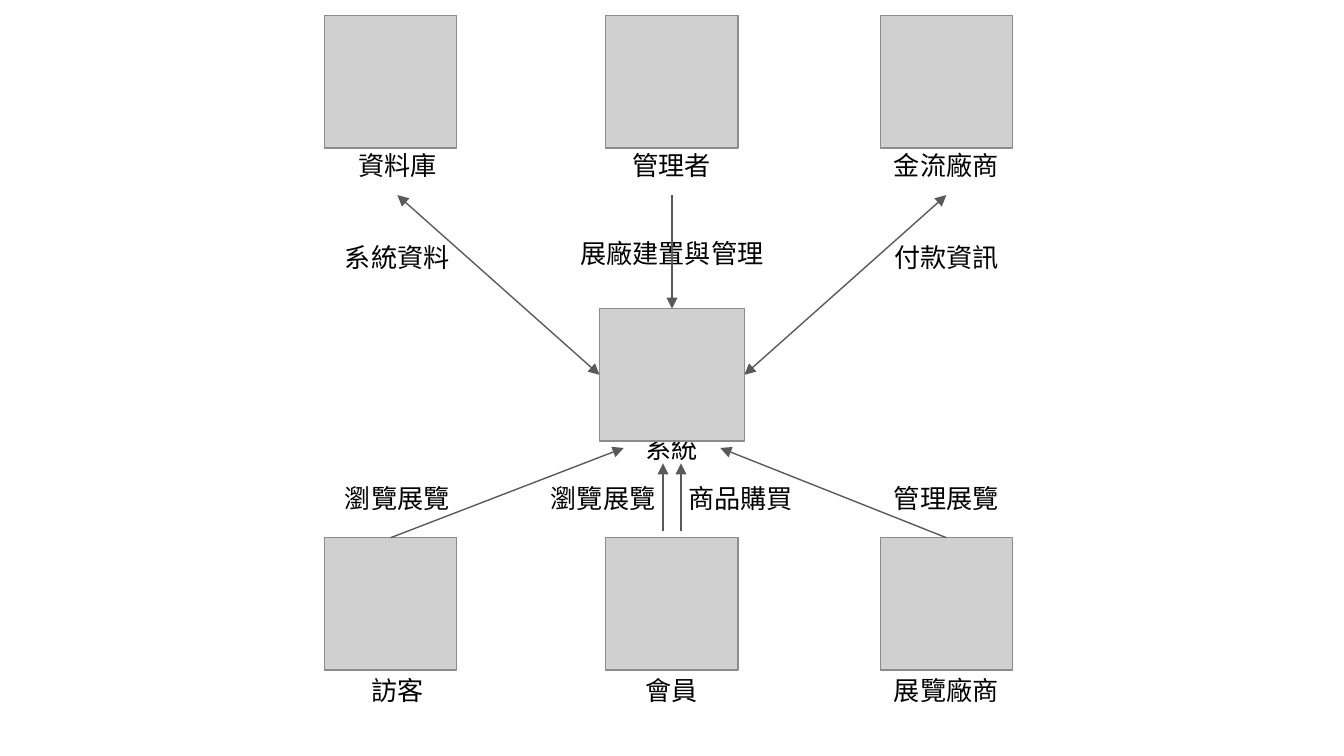
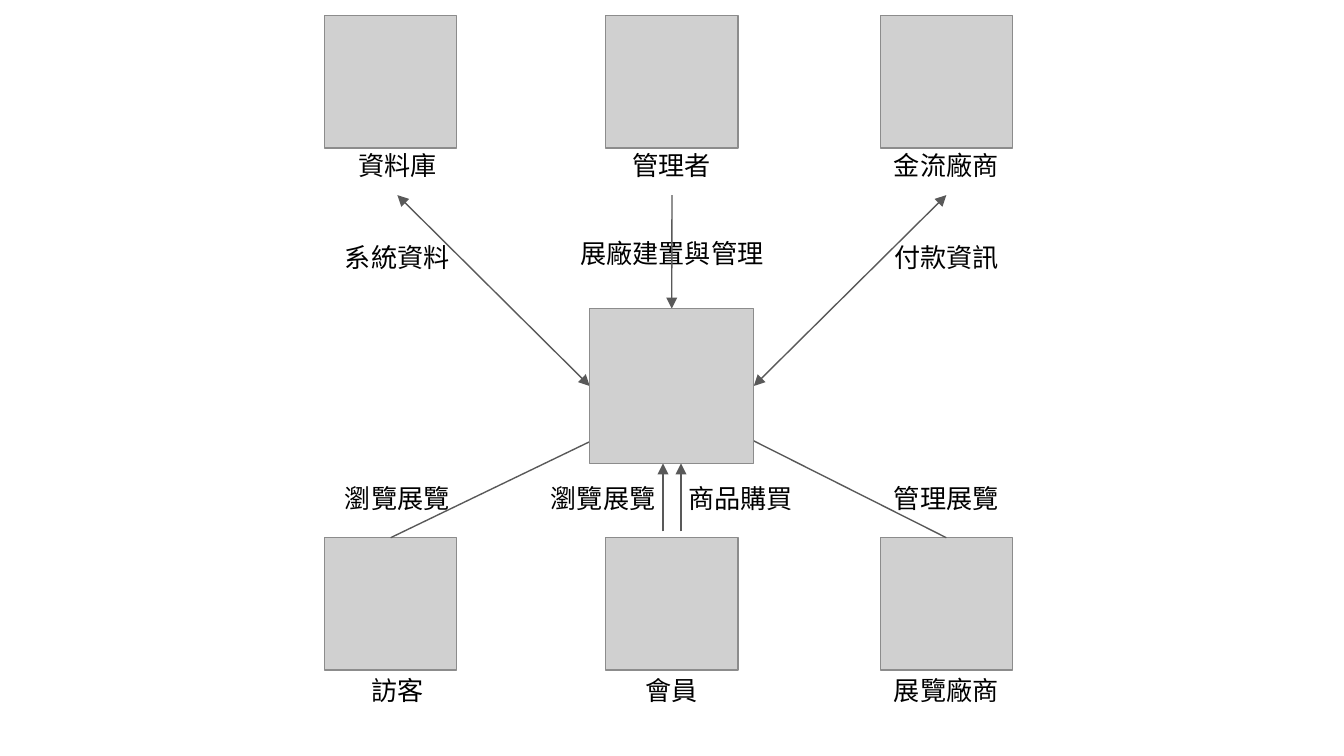
Before and after one commit to 110203/110203, a slide deck: slide 1 of document/第3章系統規格/系統架構.pptx. Drawn at 1344x756 pixels with LibreOffice and Linux fonts; fonts in the diff are those of the drawing; grey boxes stand for pictures. Boxes give left, top, right and bottom in pixels: in the first picture for what was removed or moved away, otherwise in the second. Text is boxed around its words. In the diff, an @@ line names an element or a change of style, - is before the commit and + after.

```diff
--- a/document/第3章系統規格/系統架構.pptx
+++ b/document/第3章系統規格/系統架構.pptx
@@ double arrow moved from (398, 195) - (599, 375) to (398, 195) - (590, 386) @@
@@ double arrow moved from (946, 195) - (745, 375) to (946, 195) - (754, 386) @@
@@ picture: place and size @@
-picture at (599,309,745,441)
+picture at (590,309,754,464)
@@ arrow moved from (391, 538) - (624, 448) to (391, 538) - (607, 433) @@
@@ text removed at (646,440,698,465) @@
-系統
@@ arrow moved from (946, 538) - (720, 448) to (946, 538) - (738, 433) @@
```
Also in this commit, not shown: 1 other file.
